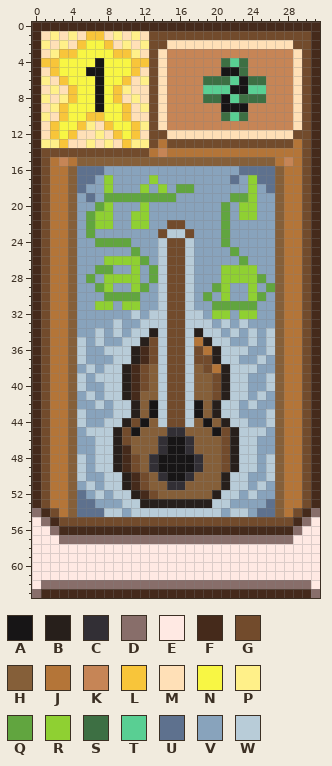
One commit to this pixel-art sprite: Assets/_Project/Art/sprites/arts_bardo/carta_Violino.png. Above is the file before it was changed.
The file is 320x640 pixels, drawn in blocks of 10x10; one block is one cell here. Colours within 5 levels of each other are drawn and written as one.
Palette (. is transparent): A #171516  B #271f1b  C #322f35  D #886e6a  E #ffe9e3  F #452a1b  G #724b2c  H #855f39  J #b47538  K #c68556  L #f8c53a  M #ffe0b7  N #f8f644  P #fff089  Q #61a53f  R #8fd032  S #3d6f43  T #59cf93  U #5e718e  V #88a3bc  W #b8ccd8
Pixels before, first column x 0:
 0 FFFFFFFFFFFFFFFFFFFFFFFFFFFFFFFF
 1 FMPMPMLLMPMPMGGGGGGGGGGGGGGGGGGF
 2 FPMPMLNNLMPMPGGMMMMMMMMMMMMMMGGF
 3 FMPLLNNNNLLPMGMKKKKKKKKKKKKKKMGF
 4 FLLNNNNANNNLLGMKKKKKKSTSKKKKKMGF
 5 FMLNNNAANNNLMGMKKKKKKAASKKKKKMGF
 6 FPMLNNNANNLMPGMKKKKSSSTASSKKKMGF
 7 FMPMLNNANLPMMGMKKKKTTTAATTKKKMGF
 8 FPMPLNNANLMPMGMKKKKSSATSSSKKKMGF
 9 FMPLNNNANNLMPGMKKKKKKAAAKKKKKMGF
10 FPMLNNLLNNLMMGMKKKKKKSTSKKKKKMGF
11 FMLNNLPMLNNLPGMKKKKKKKKKKKKKKMGF
12 FMLNLMMPMLNLMGGMMMMMMMMMMMMMMGGF
13 FPPLMMPMPMLPPGJGGGGGGGGGGGGGGJGF
14 FGGGGGGGGGGGGJKJJJJJJJJJJJJJJJGF
15 FGJKJHHHHHHHHHHHHHHHHHHHHHHJKJGF
16 FGJJHUUUVVVVVVVVVVVVVVVUUUUHJJGF
17 FGJJHUUVRVVVVRVVVVVVVVUVRUUHJJGF
18 FGJJHUVVRVVVRVRVQQVVVVVVRVUHJJGF
19 FGJJHVUVQQQQQQQQVVVVVVQQRVVHJJGF
20 FGJJHVVQRVVVRVVVVVVVVQVRRVVHJJGF
21 FGJJHVQRRVVRRVVVVVVVVQVRRVVHJJGF
22 FGJJHVQRRVVRRVVGGVVVVQVVVVVHJJGF
23 FGJJHVQVVVVVVVGWWGVVVQVVVVVHJJGF
24 FGJJHVVQQQQVVVWGGWVVVQVVVVVHJJGF
25 FGJJHVVVVVVQVVWGGWVVVVQVVVVHJJGF
26 FGJJHVVVRRRRQVWGGWVVVVVQVVVHJJGF
27 FGJJHVVQQVVRVQWGGWVVVRRRRVVHJJGF
28 FGJJHVQVRRRRVQWGGWVVVRRRRQVHJJGF
29 FGJJHVVQRVVRQVWGGWVVQRVVRVQHJJGF
30 FGJJHVVVQQQQVVWGGWVQVRVVRQVHJJGF
31 FGJJHVVRRVRRVVWGGWVVQQQQQVVHJJGF
32 FGJJHVVVVVVWVWWGGWWVRRVRRVVHJJGF
33 FGJJHVVVVWVVWWWGGWWWVWVWVVVHJJGF
34 FGJJHVVWVWVWWBWGGWBWWVWVWVWHJJGF
35 FGJJHWVWVVWWBGWGGWJBWWVVWVWHJJGF
36 FGJJHWVVWWWBFGWGGWGJBWWWVVWHJJGF
37 FGJJHWVVVWWBFGWGGWGGBWWVVWVHJJGF
38 FGJJHVWVWWBFGHWGGWHGJBWWWVVHJJGF
39 FGJJHWVWWWBFGHWGGWHHGBWWVVWHJJGF
40 FGJJHWVVWWBFGHWGGWHHGBWWVVWHJJGF
41 FGJJHVWVWWBFHHWGGWHHGBWWVWVHJJGF
42 FGJJHVVWVWWBHAWGGWAHBWWVWVVHJJGF
43 FGJJHWVVVWWBHAWGGWAHBWWVVVWHJJGF
44 FGJJHWVVWWBGAHWGGWHAHBWWVVWHJJGF
45 FGJJHVWWWBGAHHHCCHHHAGBWWWVHJJGF
46 FGJJHVVWWBGHHHCAACHHHGBWWVVHJJGF
47 FGJJHVVWWBFHHHCAACHHHGBWWVVHJJGF
48 FGJJHWVWWBFGHCAAAACHHGBWWVWHJJGF
49 FGJJHWVWWBFGHCAAAACHHGBWWVWHJJGF
50 FGJJHWVVWWBFGHCAACHHHBWWVVWHJJGF
51 FGJJHVWVWWBFGHHCCHHHHBWWVWVHJJGF
52 FGJJHUVWVWWBFGHHHHHHBWWVWVVHJJGF
53 FGJJHUUVVVWWBBBBBBBBWWVVVVUHJJGF
54 DFGJHUUUWWVWWWWWWWWWWVWWVUUHJGFD
55 EDFGGGGGGGGGGGGGGGGGGGGGGGGGGFDE
56 EEDFFFFFFFFFFFFFFFFFFFFFFFFFFDEE
57 EEEDDDDDDDDDDDDDDDDDDDDDDDDDDEEE
58 EEEEEEEEEEEEEEEEEEEEEEEEEEEEEEEE
59 EEEEEEEEEEEEEEEEEEEEEEEEEEEEEEEE
60 EEEEEEEEEEEEEEEEEEEEEEEEEEEEEEEE
61 EEEEEEEEEEEEEEEEEEEEEEEEEEEEEEEE
62 EDDDDDDDDDDDDDDDDDDDDDDDDDDDDDDE
63 DFFFFFFFFFFFFFFFFFFFFFFFFFFFFFFD
After the commit:
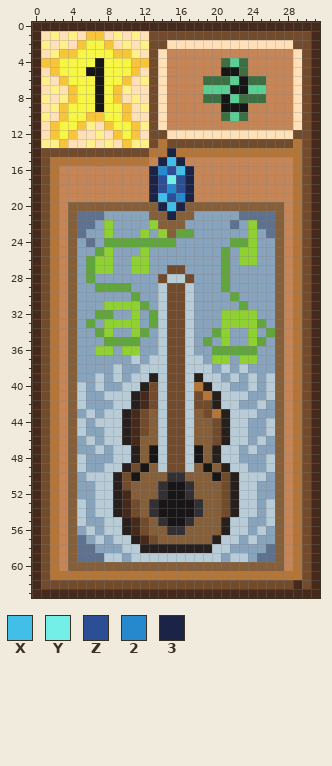
Colours new in this view: X #42bfe8  Y #73efe8  Z #2b4e95  2 #2789cd  3 #1b2447
From the commit log: Alteração nas cartas
The exact change:
Changed rows in their new state; - is an unchanged pixel.
first column x 0:
14 --------------J3----------------
15 ---J-JJJJJJJJK3X3KKKKKKKKKKK----
16 ---KKKKKKKKKK32ZX3KKKKKKKKKKK---
17 ---KKKKKKKKKK3ZYZ3KKKKKKKKKKK---
18 ---KKKKKKKKKK3Z2Z3KKKKKKKKKKK---
19 ---KKKKKKKKKK3XZ23KKKKKKKKKKK---
20 ---K-HHHHHHHHH3X3HHHHHHHHHH-K---
21 ---K-UUUV--VVHH3HH---V-UUUU-K---
22 ---K-UUV---VVRHHH----VU-RUU-K---
23 ---K-UV-R---R-RHQQ---V--R-U-K---
24 ---K--UV---QQQQQVV---VQQR---K---
25 ---K---QR--VR-VVVV---QVRR---K---
26 ---K--QR-VV-R-VVVV---Q-RR---K---
27 ---K--QRR---RVV--V---QVVV---K---
28 ---K----VVVV-VGWWG---QVVVV--K---
29 ---K----QQQVV-------VQ--V-V-K---
30 ---K----VVV--------V-VQ-VV--K---
31 ---K---V-R--Q-------VVV-V---K---
32 ---K---QQ--R-Q----V-V-R-----K---
33 ---K--Q-RRRRVQ----VV-RRRRQ--K---
34 ---K---QRV-RQV----VVQRV-R-Q-K---
35 ---K-V-VQQQQVV----VQVR--RQV-K---
36 ---K-V-RRVRRVV----VVQQQQQ-V-K---
37 ---K-V---VVWVW----WVRRVRRV--K---
38 ---K--V-V-VVWW----WWVWV-V---K---
39 ---K-V--V-VWWB----BWWV-VW---K---
40 ---K---WVVWWBG----JBWWVVW---K---
41 ---K-WV---WBFG----GJBW---VW-K---
42 ---K-W-V----FG----GG----VW--K---
43 ---K-VW-W-BFGH----HGJB-WW-V-K---
44 ---K---W---FG------HG-------K---
45 ---K-WVV-WBFG-WGGW--GBW-VVW-K---
46 ---K--WV-WBF--WGGW--GBW-VW--K---
47 ---K----VWWB-AWGGWA-BWWV----K---
48 ---K---VVWWB-AWGGWA-BWWVV---K---
49 ---K---V-WB-AHWGGWHA-BW-V---K---
50 ---K-VWW-BGAH-HCCH--AGB-WWV-K---
51 ---K--VW-BGHH-CAAC---GB-WV--K---
52 ---K-V--WBFHHHCAAC--HGBW----K---
53 ---K-WVWWBFGHCAAAACHHGBWW-W-K---
54 FGJK-WVW-BFGHCAAAACHHGB-WVW-KJGF
55 FGJKHWVVWWBF-HCAACHHHBWWVVWHKJGF
56 FGJKHVWVWWB-GHHCCHHHHBWWVWVHKJGF
57 FGJKHUVWVWWBFGHHHHHHBWWVWVVHKJGF
58 FGJKHUUVVVWWBBBBBBBBWWVVVVUHKJGF
59 FGJKHUUUWWVWWWWWWWWWWVWWVUUHKJGF
60 FGJKHHHHHHHHHHHHHHHHHHHHHHHHKJGF
61 FGJJJJJJJJJJJJJJJJJJJJJJJJJJJJGF
62 FGGGGGGGGGGGGGGGGGGGGGGGGGGGGFGF
63 F------------------------------F
Changed places in both pictures, as pixel boxes (x1, y1, x2, y2):
changed: (32, 148, 320, 598)
